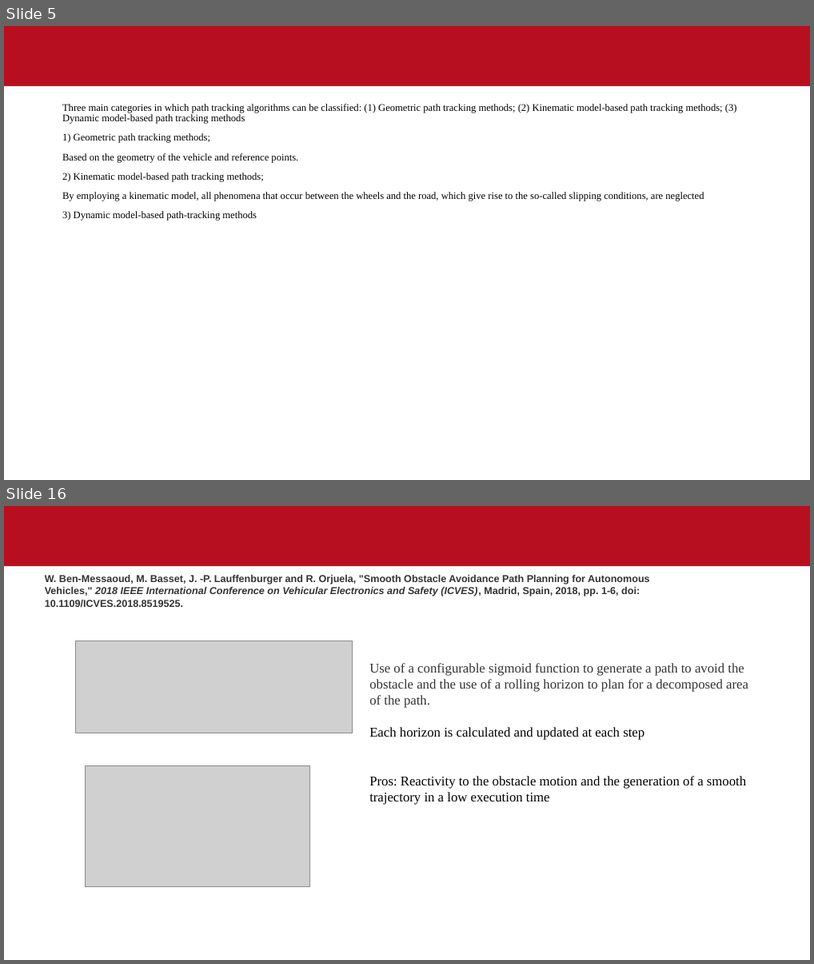
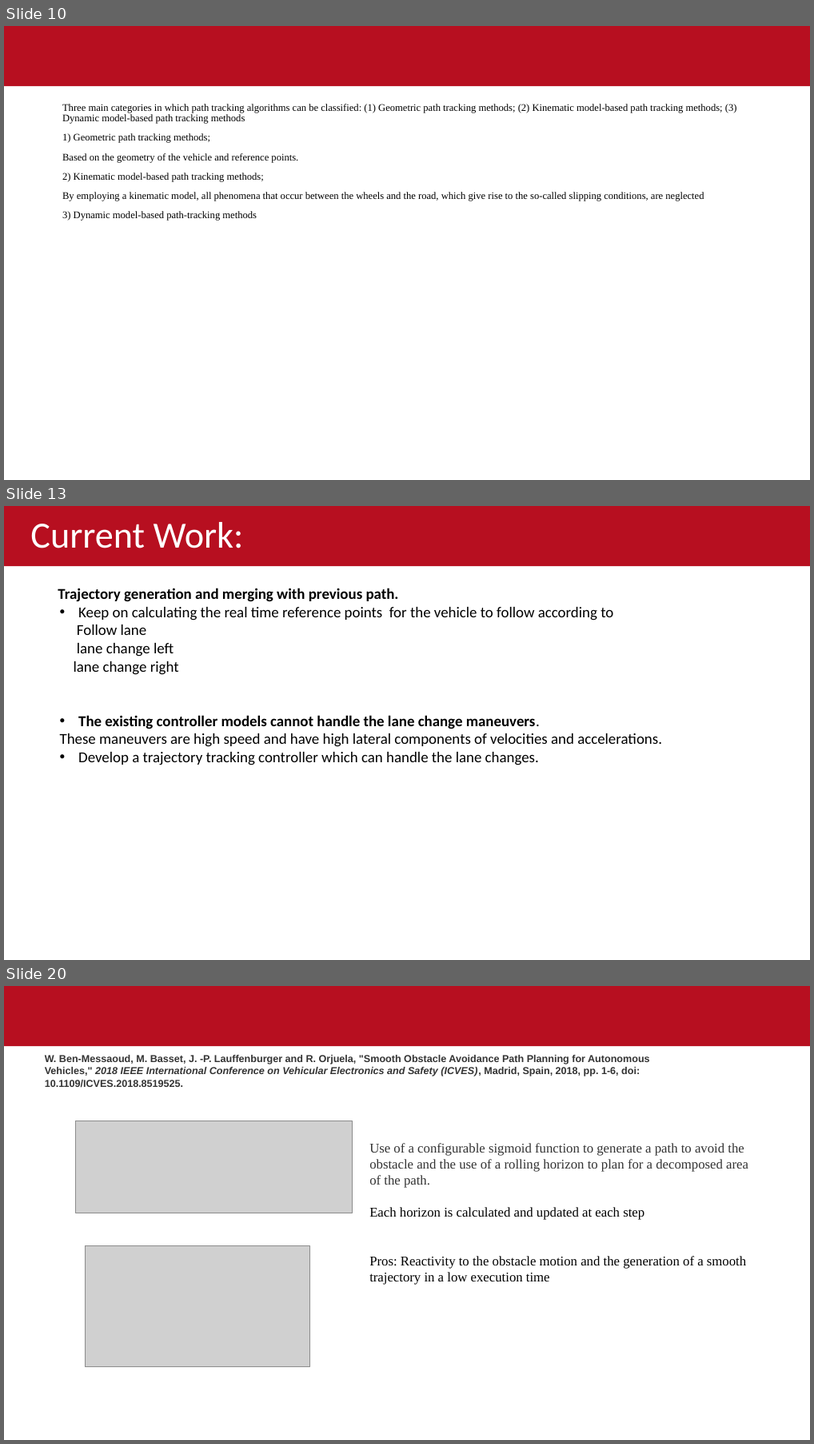
Before and after one commit to sandeepsulake96/Highway-motion-planning-using-artificial-potential-fields-with-environment-uncertainities, a slide deck: Thesis_outline.pptx. Shown one above the other, each under a label of ours: slides 5 and 16 before the commit, slides 10, 13 and 20 after it; the slides between them are not shown. The pictures are 814x964 and 814x1444 pixels, drawn with LibreOffice and Linux fonts; fonts in the diff are those of the drawing; grey boxes stand for pictures; background and template pictures are left out. Boxes give left, top, right and bottom in pixels: in the first picture for what was removed or moved away, otherwise in the second. Text is boxed around its words. In the diff, an @@ line names an element or a change of style, - is before the commit and + after.

```diff
--- a/Thesis_outline.pptx
+++ b/Thesis_outline.pptx
@@ slide 13 added at [4,506,810,960], background #FFFFFF; not listed: 1 template element that a slide beside it also shows @@
@@ title added at [30,522,244,548], 44 pt, text #FFFFFF @@
+Current Work:
@@ text added at [58,588,399,602], 18 pt, text #000000, bold @@
+Trajectory generation and merging with previous path.
@@ text added at [60,607,662,765], 18 pt, text #000000 @@
+• Keep on calculating the real time reference points for the vehicle to follow according to
+Follow lane
+lane change left
+lane change right
+• The existing controller models cannot handle the lane change maneuvers.
+These maneuvers are high speed and have high lateral components of velocities and accelerations.
+• Develop a trajectory tracking controller which can handle the lane changes.
@@ what was slide 5 is now slide 10 @@
@@ what was slide 16 is now slide 20 @@
```
Also in this commit, not shown: 6 slides changed, 6 other slides added, 3 slides removed.
